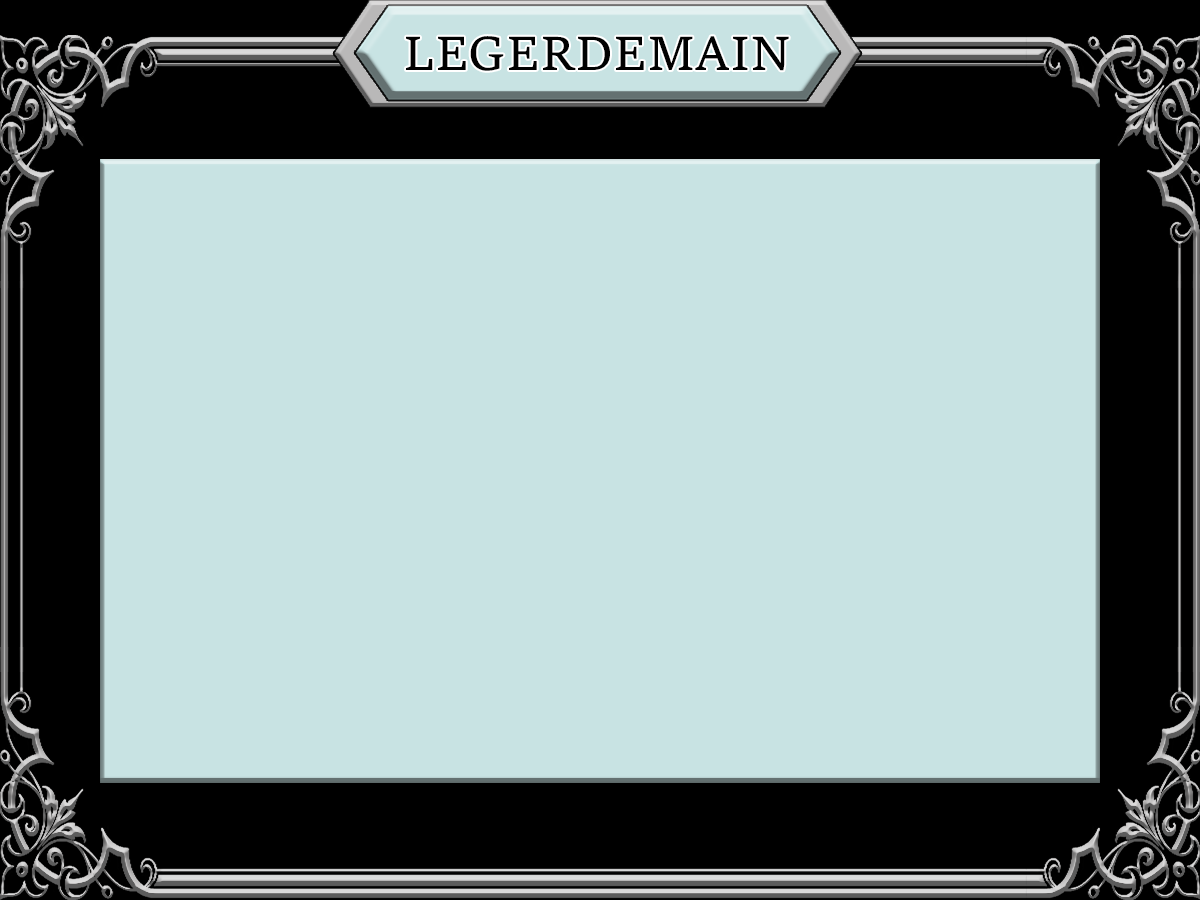
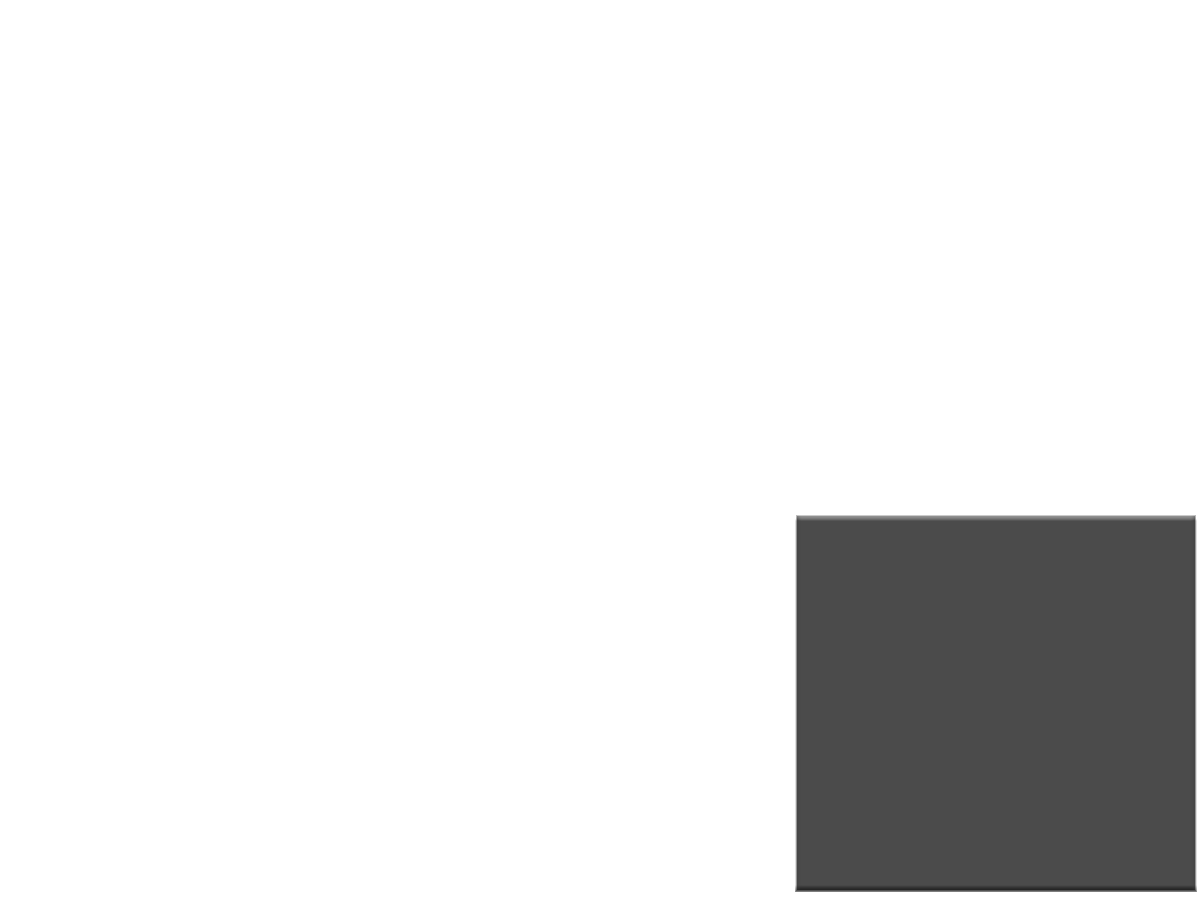
Before/after of a 1200x900 layered artwork. What changed in the layer stack:
showed group "game" (3 layers) over <box>760,102,1197,892</box>
added layer "Layer 19" in group "game" over <box>795,514,1197,892</box>
hid group "home" (6 layers) over <box>0,0,1200,900</box>
hid "Layer 11" over <box>0,0,1200,900</box>
